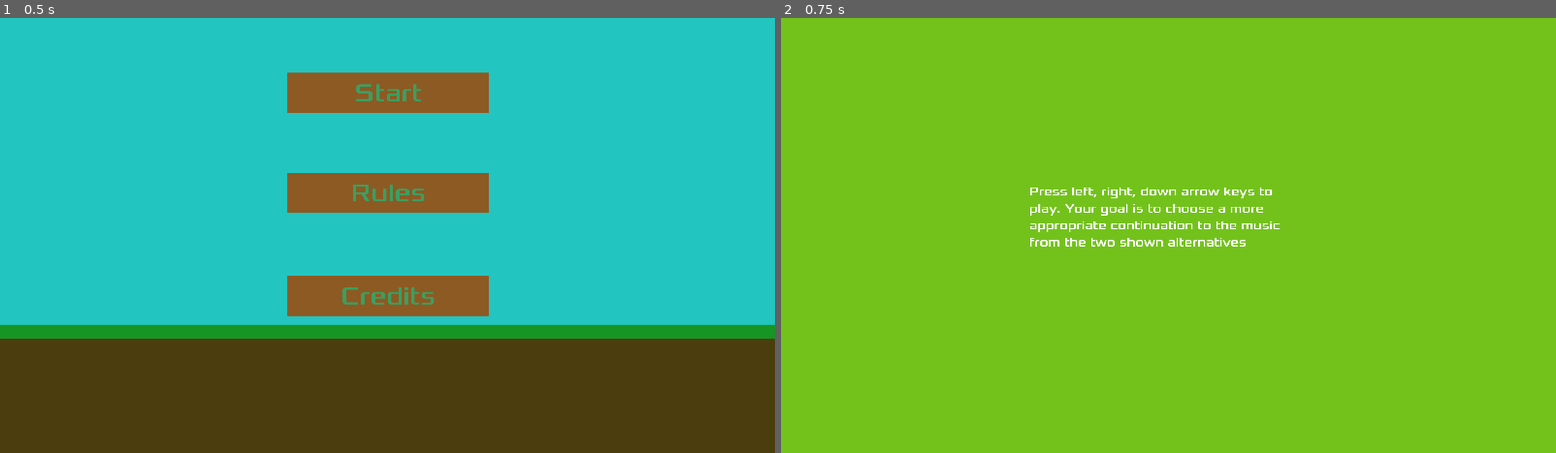
Above: before the commit, frames 1-2 (left to right).
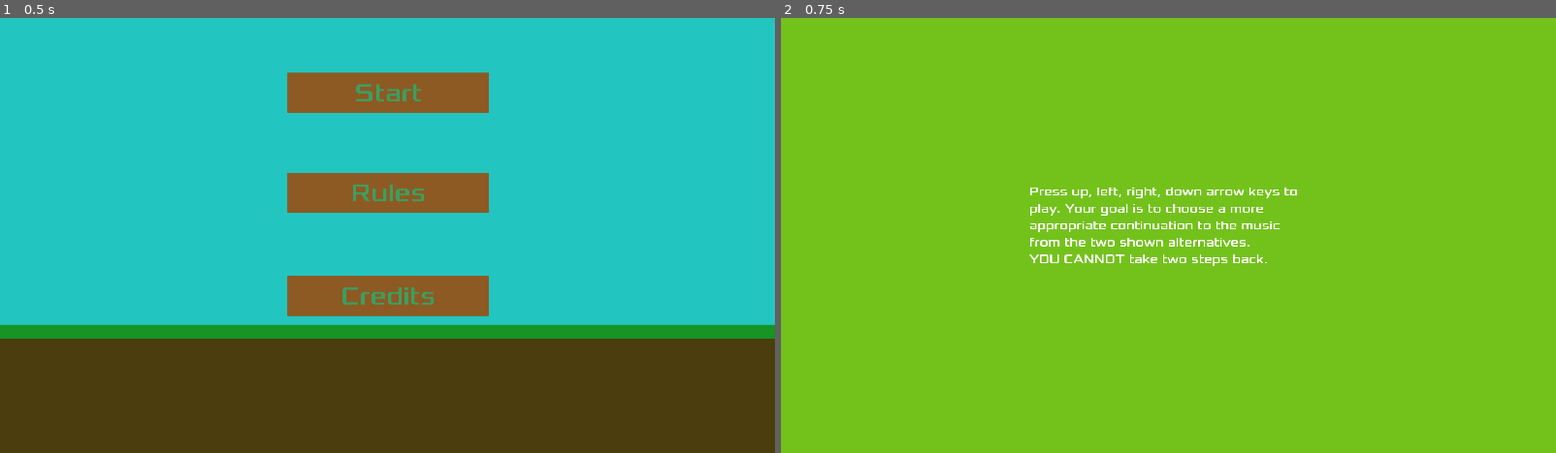
Above: after the commit, the same moments.

Repository: JonasAAA/GGJ2023
Game: Godot game, scene res://MainMenu.tscn
Two runs of this game, one before a commit and one after it. Both use one fixed random seed, a clock stepped at 60 frames per second and the inputs below.
Inputs:
- Up to frame 1 (0.5 s): no input
- Up to frame 2 (0.75 s): click "Rules" at 0.5 s

Frame 1 is identical in both runs. In frame 2, 0.5% of the frame differs, in the area x 32-67%, y 38-58%.

Commit message:
changed rules explanation and added executable for Windows

Diff:
--- a/Rules.tscn
+++ b/Rules.tscn
@@ -23,5 +23,6 @@
 margin_right = 345.0
 margin_bottom = 129.5
 custom_fonts/font = SubResource( 1 )
-text = "Press left, right, down arrow keys to play. Your goal is to choose a more appropriate continuation to the music from the two shown alternatives"
+text = "Press up, left, right, down arrow keys to play. Your goal is to choose a more appropriate continuation to the music from the two shown alternatives.
+YOU CANNOT take two steps back."
 autowrap = true
Binary file added: Marketing/team.jpg
Not shown, added: Marketing/team.jpg.import
Not shown, added: .pck
Not shown, added: Musical Root.exe
